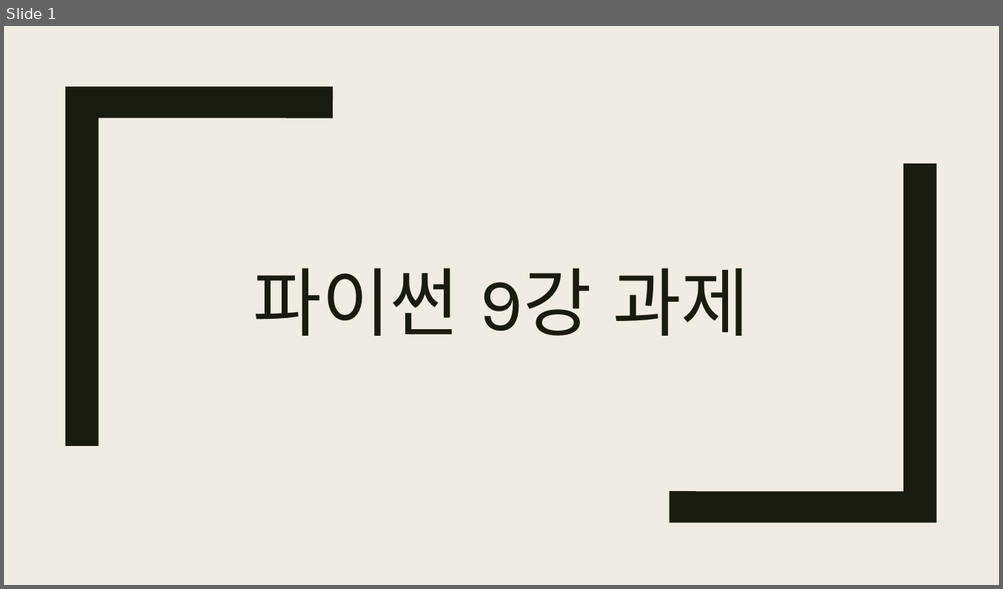
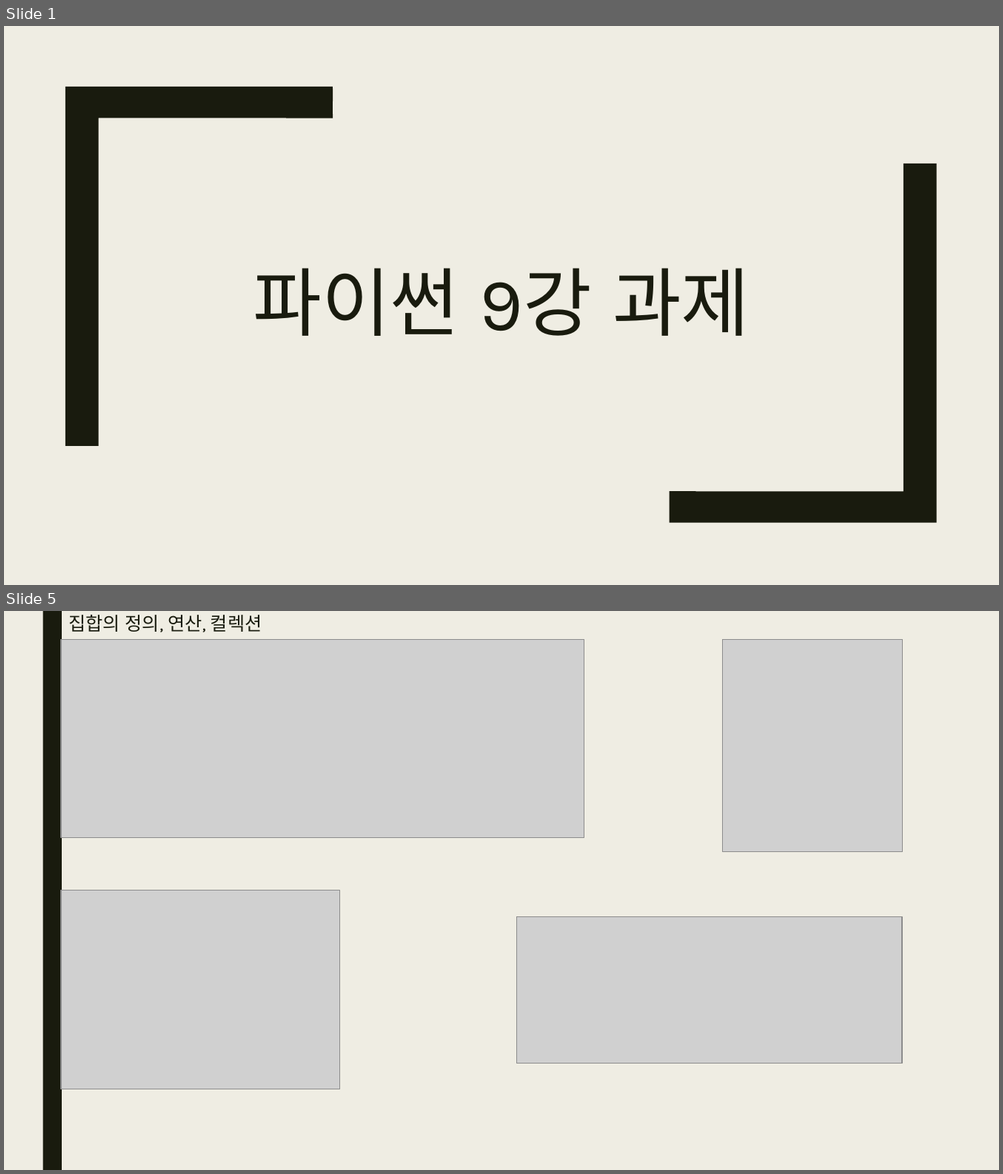
Before and after one commit to bino0130/politec-python, a slide deck: 파이썬 과제/파이썬 9강 과제 남정현.pptx. Shown one above the other, each under a label of ours: slide 1 before the commit, slides 1 and 5 after it; the slides between them are not shown. The pictures are 1003x589 and 1003x1174 pixels, drawn with LibreOffice and Linux fonts; fonts in the diff are those of the drawing; grey boxes stand for pictures. Boxes give left, top, right and bottom in pixels: in the first picture for what was removed or moved away, otherwise in the second. Text is boxed around its words. In the diff, an @@ line names an element or a change of style, - is before the commit and + after.

```diff
--- a/파이썬 과제/파이썬 9강 과제 남정현.pptx
+++ b/파이썬 과제/파이썬 9강 과제 남정현.pptx
@@ slide 5 added at (4,611,999,1170), background #EFEDE3 @@
@@ rectangle added at (42,611,62,1170), fill #191B0E @@
@@ title added at (68,615,262,632), 18 pt, text #191B0E @@
+집합의 정의, 연산, 컬렉션
@@ picture added at (61,639,583,838) @@
@@ picture added at (723,639,902,852) @@
@@ picture added at (61,891,340,1090) @@
@@ picture added at (517,917,902,1064) @@
```
Also in this commit, not shown: 1 slide changed, 6 other slides added.
